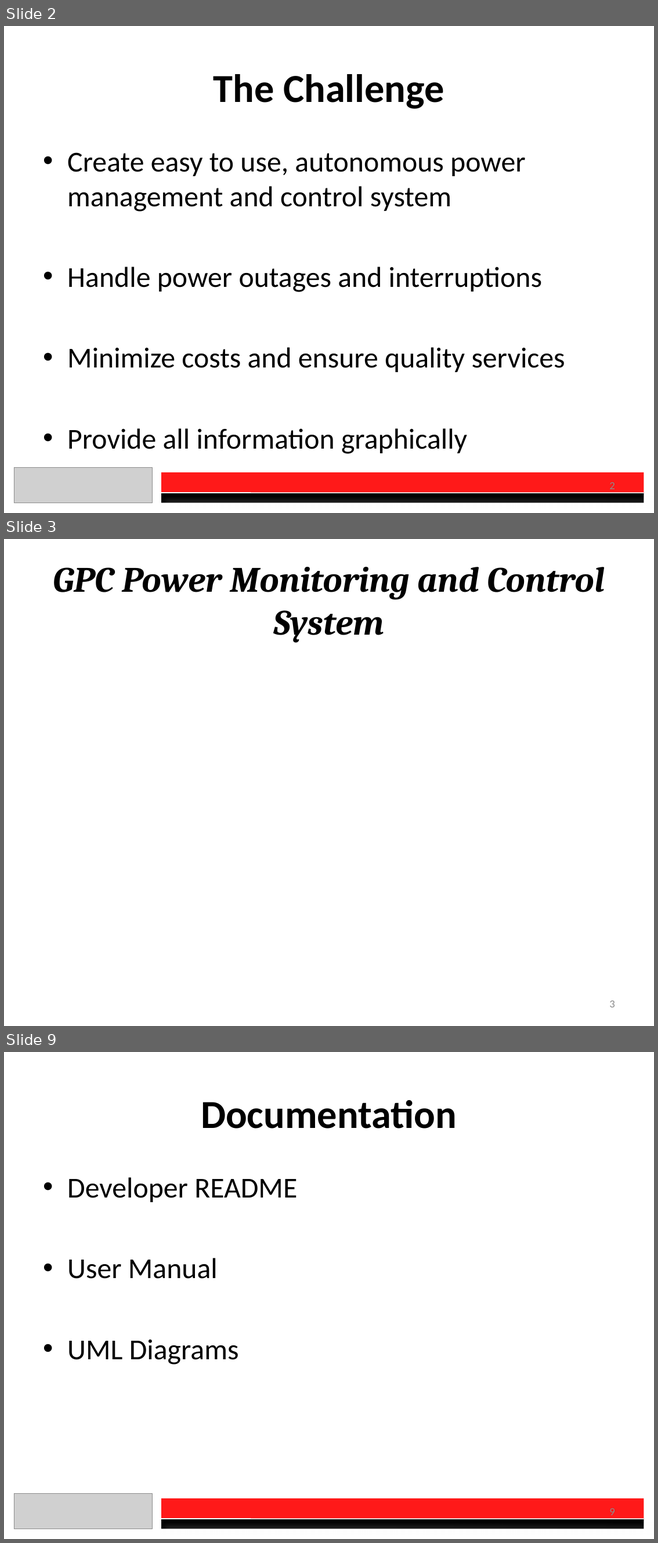
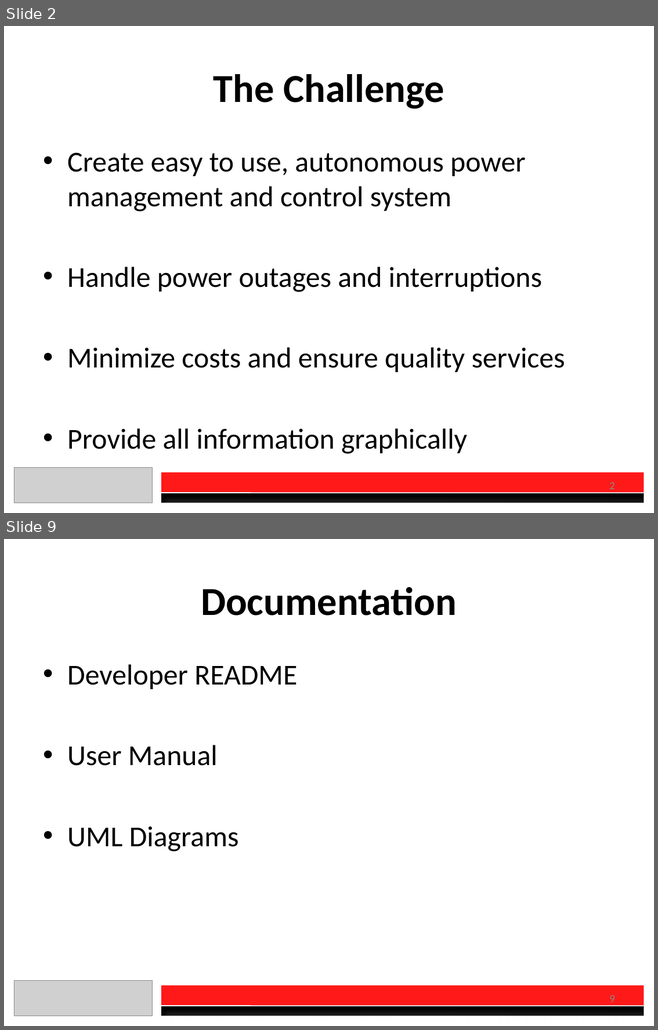
Before and after one commit to DanielSauve/OEC2017, a slide deck: Presentation.pptx. Shown one above the other, each under a label of ours: slides 2, 3 and 9 before the commit, slides 2 and 9 after it; the slides between them are not shown. The pictures are 658x1543 and 658x1030 pixels, drawn with LibreOffice and Linux fonts; fonts in the diff are those of the drawing; grey boxes stand for pictures. Boxes give left, top, right and bottom in pixels: in the first picture for what was removed or moved away, otherwise in the second. Text is boxed around its words. In the diff, an @@ line names an element or a change of style, - is before the commit and + after.

```diff
--- a/Presentation.pptx
+++ b/Presentation.pptx
@@ slide 3 removed at bbox=[4, 539, 654, 1026], background #FFFFFF @@
@@ title removed at bbox=[53, 567, 604, 643] @@
-GPC Power Monitoring and Control System
@@ page number removed at bbox=[609, 1001, 614, 1008] @@
-3
```
Also in this commit, not shown: 4 slides changed, 3 slides added, 2 other slides removed, 1 other file.
